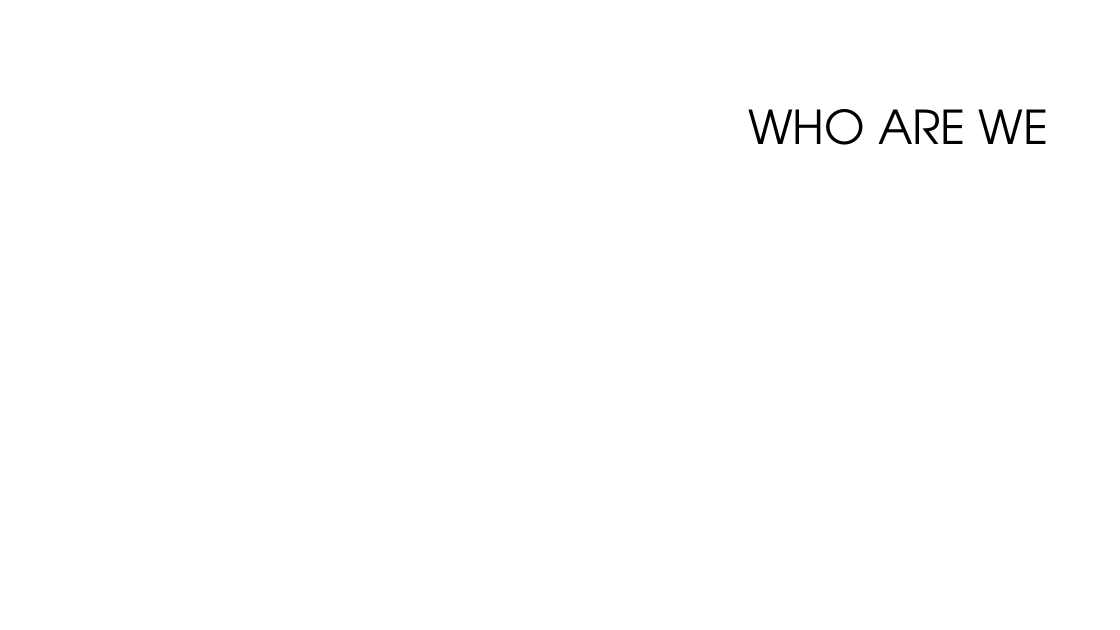
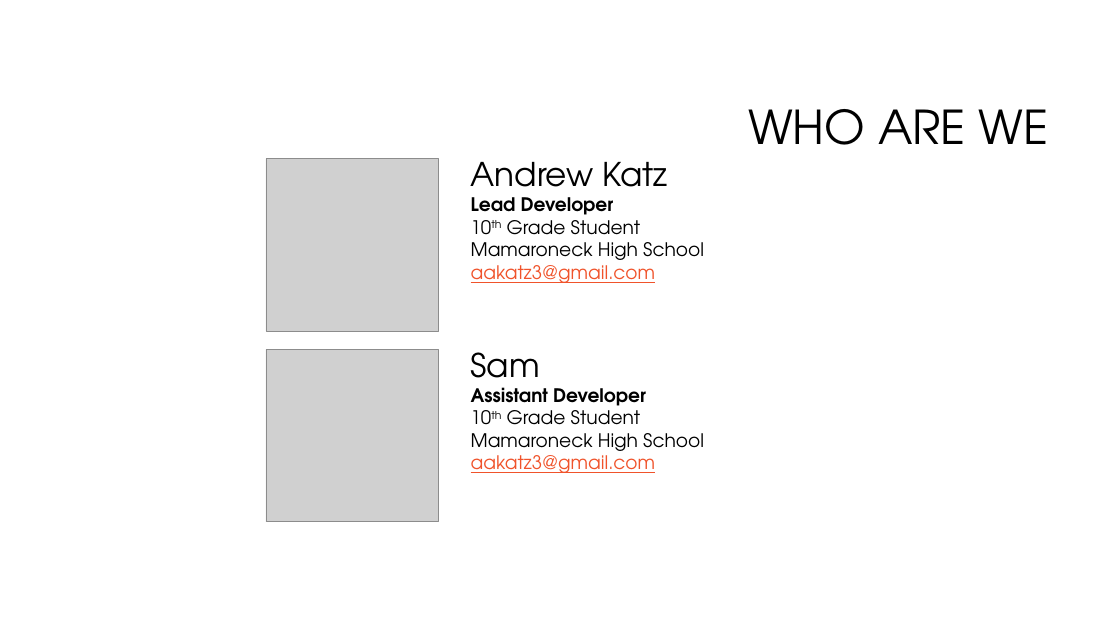
Before and after one commit to MHSCSClub/FBLA_MobileApp_2015, a slide deck: slide 3 of FBLAAPPPPT.pptx. Drawn at 1120x630 pixels with LibreOffice and Linux fonts; fonts in the diff are those of the drawing; grey boxes stand for pictures; background and template pictures are left out. Boxes give left, top, right and bottom in pixels: in the first picture for what was removed or moved away, otherwise in the second. Text is boxed around its words. In the diff, an @@ line names an element or a change of style, - is before the commit and + after.

Commit message:
Screenshots and PPT work

```diff
--- a/FBLAAPPPPT.pptx
+++ b/FBLAAPPPPT.pptx
@@ picture added at (266, 159, 439, 331) @@
@@ text added at (471, 162, 704, 283), 16 pt, text #000000 @@
+Andrew Katz
+Lead Developer
+10th Grade Student
+Mamaroneck High School
+aakatz3@gmail.com
@@ picture added at (266, 350, 439, 522) @@
@@ text added at (471, 352, 704, 473), 16 pt, text #000000 @@
+Sam
+Assistant Developer
+10th Grade Student
+Mamaroneck High School
+aakatz3@gmail.com
```
Also in this commit, not shown: 2 other slides changed, 2 slides added, 2 slides removed, 52 other files.
